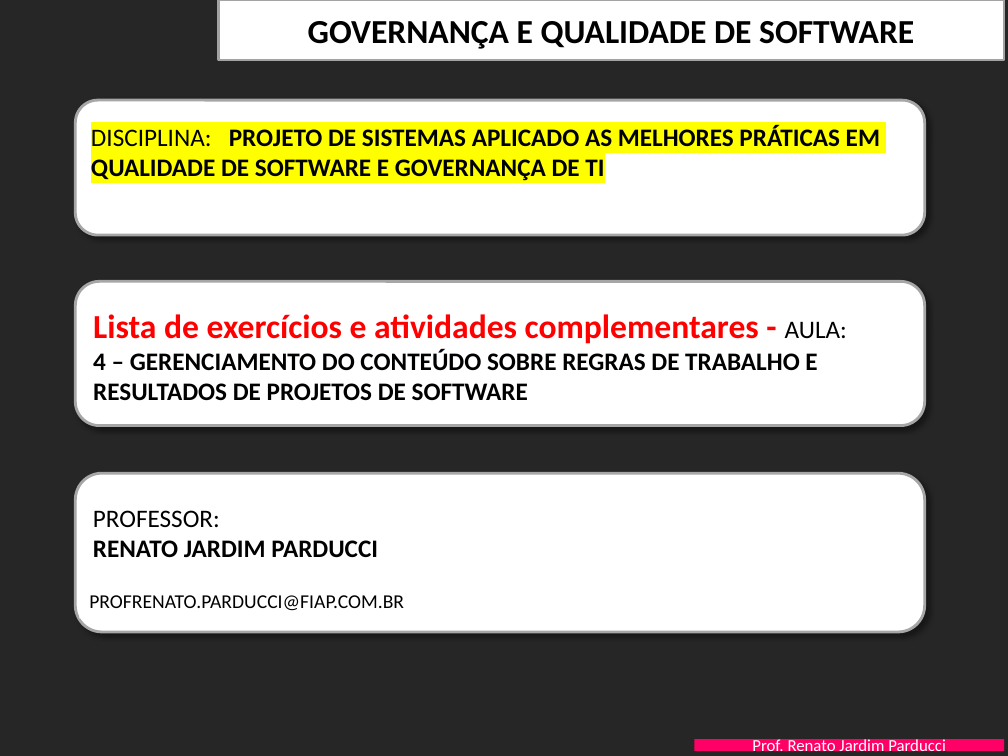
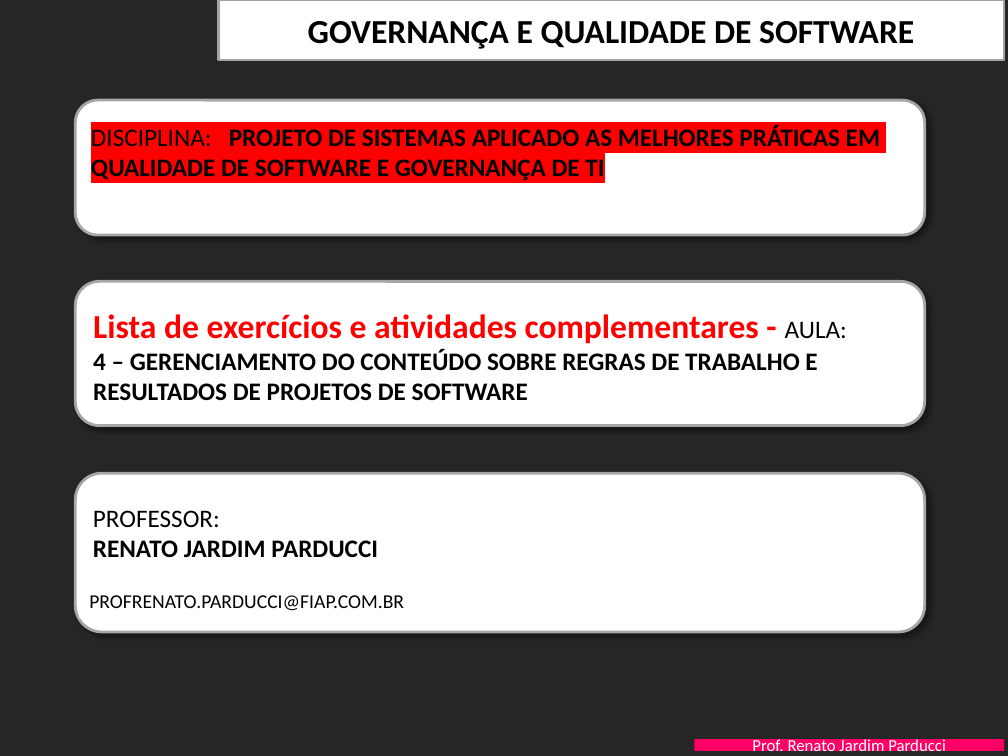
Before and after one commit to Lin-The-Gamer/3SIA-ExemploGIT-2024, a slide deck: slide 1 of PastaDocsKickoff/FIAP-QualidProjSW-Aula-4-AdministracaoConteudo- EXERCICIOS.pptx. Drawn at 1008x756 pixels with LibreOffice and Linux fonts; fonts in the diff are those of the drawing; background and template pictures are left out. Boxes give left, top, right and bottom in pixels: in the first picture for what was removed or moved away, otherwise in the second. Text is boxed around its words. In the diff, an @@ line names an element or a change of style, - is before the commit and + after.

Commit message:
Alteração do fundo da página do PITCH
Alteração do fundo da página do PITCH para vermelho

```diff
--- a/PastaDocsKickoff/FIAP-QualidProjSW-Aula-4-AdministracaoConteudo- EXERCICIOS.pptx
+++ b/PastaDocsKickoff/FIAP-QualidProjSW-Aula-4-AdministracaoConteudo- EXERCICIOS.pptx
@@ text "DISCIPLINA: PROJETO DE SISTEMAS APLICADO ..." at (x1=91, y1=125, x2=880, y2=181): highlight #FFFF00 to #FF0000 @@
```
